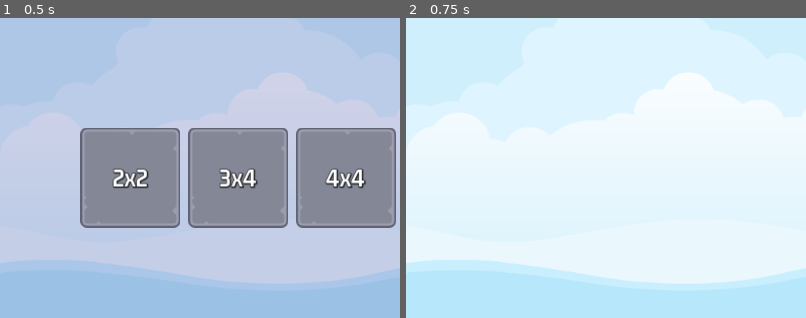
Above: before the commit, frames 1-2 (left to right).
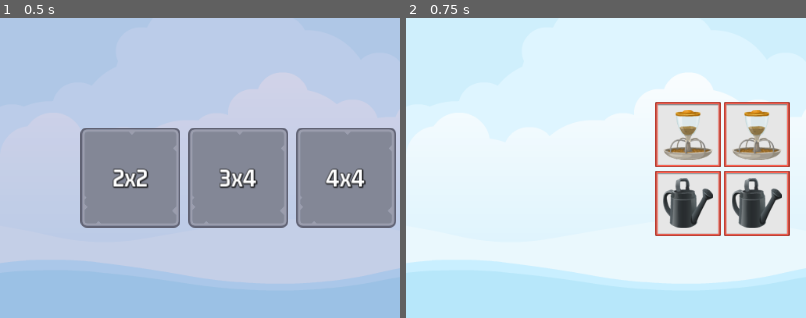
Above: after the commit, the same moments.

Repository: fj0lverkr/MemoryMadness
Game: Godot game, scene res://scenes/master/master.tscn
The game is run twice, just before and just after one commit, with the same random seed, the same clock (stepped at 60 frames per second) and the same inputs.
Inputs:
- Up to frame 1 (0.5 s): no input
- Up to frame 2 (0.75 s): click "2x2" at 0.5 s
The pictures show only the part of the screen within x 0-50%, y 25-75%; the shares and areas given below are measured in that part.

Frame 1 is identical in both runs. In frame 2, 7.5% of the frame differs, in the area x 62-96%, y 28-73%.

Commit message:
build the levels

Diff:
--- a/autoloads/game_manager.gd
+++ b/autoloads/game_manager.gd
@@ -1,4 +1,6 @@
 extends Node
+
+const TILES_GROUP: String = "tiles"
 
 const LEVELS: Dictionary = {
 	1: {"rows": 2, "cols": 2},
@@ -26,3 +28,7 @@
 		"cols": level_data.cols,
 		"images": level_images
 	}
+
+func clear_nodes_of_group(group_name: String) -> void:
+	for n in get_tree().get_nodes_in_group(group_name):
+		n.queue_free()
--- a/scenes/game_screen/game_screen.gd
+++ b/scenes/game_screen/game_screen.gd
@@ -1,6 +1,9 @@
 extends Control
 
+@export var memory_tile: PackedScene
+
 @onready var audio: AudioStreamPlayer = $Sound
+@onready var tiles_grid: GridContainer = $"HB/MCLeft/TilesGrid"
 
 # Called when the node enters the scene tree for the first time.
 func _ready() -> void:
@@ -12,9 +15,18 @@
 	pass
 
 func _on_exit_button_pressed() -> void:
+	GameManager.clear_nodes_of_group(GameManager.TILES_GROUP)
 	AudioManager.play_button_clicked(audio)
 	SignalBus.on_game_exit_pressed.emit()
+
+func _add_tile(item_info: Dictionary, frame_texture: CompressedTexture2D) -> void:
+	var tile: Node = memory_tile.instantiate()
+	tiles_grid.add_child(tile)
+	tile.setup(item_info, frame_texture)
 
 func _on_level_selected(level: int) -> void:
 	var level_selection: Dictionary = GameManager.get_level_selection(level)
 	var frame: CompressedTexture2D = ImageManager.get_random_frame()
+	tiles_grid.columns = level_selection.cols
+	for item_info: Dictionary in level_selection.images:
+		_add_tile(item_info, frame)
--- a/scenes/game_screen/game_screen.tscn
+++ b/scenes/game_screen/game_screen.tscn
@@ -1,8 +1,9 @@
-[gd_scene load_steps=7 format=3 uid="uid://drwjyssvllavf"]
+[gd_scene load_steps=8 format=3 uid="uid://drwjyssvllavf"]
 
 [ext_resource type="Script" path="res://scenes/game_screen/game_screen.gd" id="1_ket8t"]
 [ext_resource type="LabelSettings" uid="uid://dnryqtw8njv2e" path="res://label_settings/GM_32_grey.tres" id="1_r12fx"]
 [ext_resource type="Texture2D" uid="uid://cqvkln6jjsr21" path="res://assets/ui/blue_button00.png" id="2_eq8jw"]
+[ext_resource type="PackedScene" uid="uid://ba2binxv6xagq" path="res://scenes/memory_tile/memory_tile.tscn" id="2_ndgwb"]
 [ext_resource type="Texture2D" uid="uid://b0hspvcvl2fng" path="res://assets/ui/yellow_button00.png" id="3_7aaxb"]
 [ext_resource type="Texture2D" uid="uid://bhd7yu3ygn1sh" path="res://assets/ui/green_button00.png" id="4_uefu7"]
 [ext_resource type="LabelSettings" uid="uid://bqipv71xpgcof" path="res://label_settings/GM_32_white.tres" id="5_pfuj6"]
@@ -15,6 +16,7 @@
 grow_horizontal = 2
 grow_vertical = 2
 script = ExtResource("1_ket8t")
+memory_tile = ExtResource("2_ndgwb")
 
 [node name="HB" type="HBoxContainer" parent="."]
 layout_mode = 1
--- a/scenes/memory_tile/memory_tile.gd
+++ b/scenes/memory_tile/memory_tile.gd
@@ -18,6 +18,6 @@
 	return _item_name
 
 func setup(ii_dict: Dictionary, fi: CompressedTexture2D) -> void:
-	fi.texture = fi
+	frame_image.texture = fi
 	item_image.texture = ii_dict.item_texture
 	_item_name = ii_dict.item_name
--- a/scenes/memory_tile/memory_tile.tscn
+++ b/scenes/memory_tile/memory_tile.tscn
@@ -5,7 +5,7 @@
 [ext_resource type="Texture2D" uid="uid://d4myi27arde4j" path="res://assets/frames/blue_frame.png" id="2_elog2"]
 [ext_resource type="Texture2D" uid="uid://cnndcqtan5ao6" path="res://assets/glitch/banana.png" id="3_5h0yg"]
 
-[node name="MemoryTile" type="TextureButton"]
+[node name="MemoryTile" type="TextureButton" groups=["tiles"]]
 anchors_preset = 8
 anchor_left = 0.5
 anchor_top = 0.5
